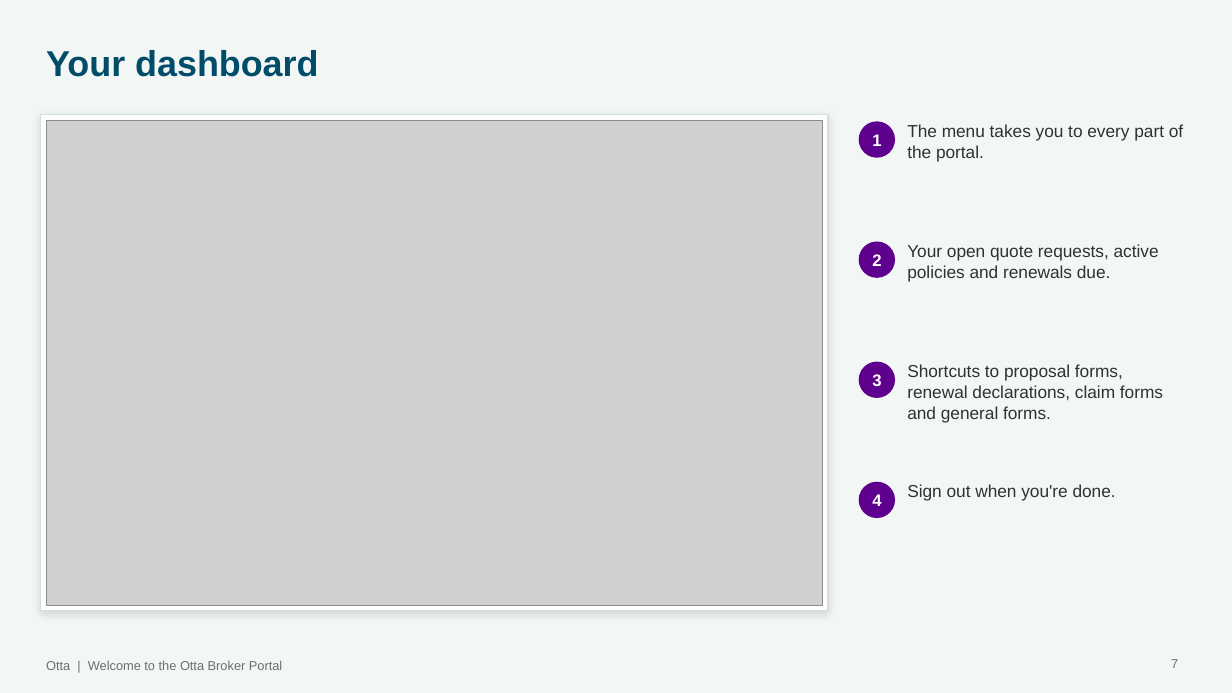
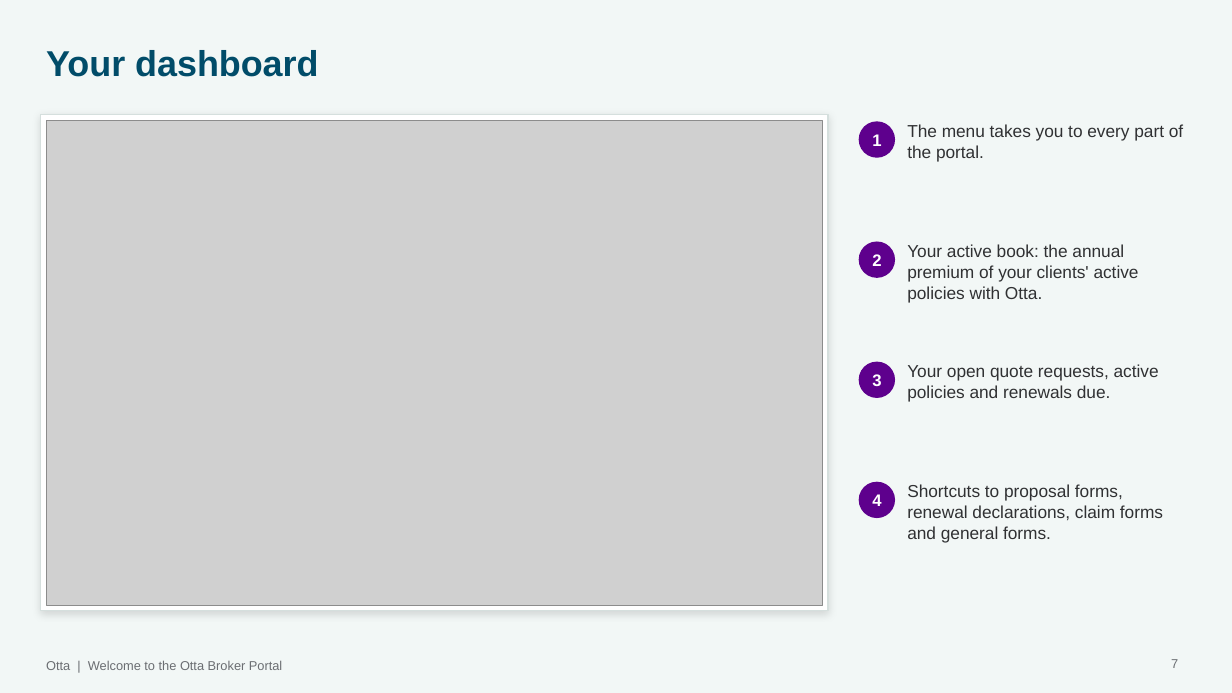
Before and after one commit to rebeccakfurness-boop/otta-MVP, a slide deck: slide 7 of docs/training/Otta Broker Portal guide.pptx. Drawn at 1232x693 pixels with LibreOffice and Linux fonts; fonts in the diff are those of the drawing; grey boxes stand for pictures; background and template pictures are left out. Boxes give left, top, right and bottom in pixels: in the first picture for what was removed or moved away, otherwise in the second. Text is boxed around its words. In the diff, an @@ line names an element or a change of style, - is before the commit and + after.

```diff
--- a/docs/training/Otta Broker Portal guide.pptx
+++ b/docs/training/Otta Broker Portal guide.pptx
@@ text at [907,244,1139,302]: text changed @@
-Your open quote requests, active policies and renewals due.
+Your active book: the annual premium of your clients' active policies with Otta.
@@ text at [907,364,1159,402]: text changed @@
-Shortcuts to proposal forms, renewal declarations, claim forms and general forms.
+Your open quote requests, active policies and renewals due.
@@ text at [907,484,1163,543]: text changed @@
-Sign out when you're done.
+Shortcuts to proposal forms, renewal declarations, claim forms and general forms.
```
Also in this commit, not shown: 6 other slides changed, 3 slides added, 36 other files.
